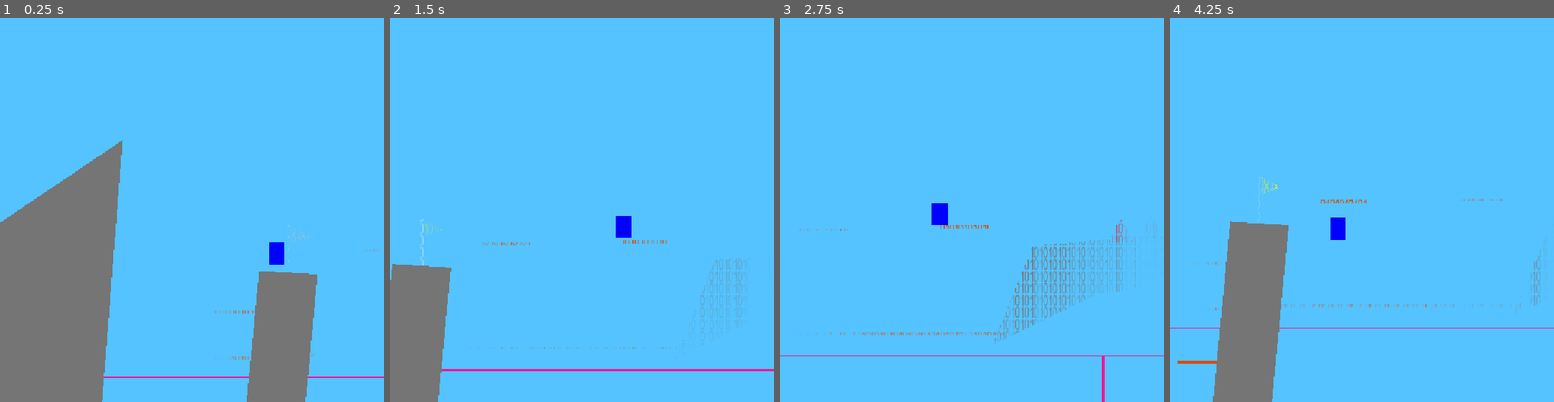
Above: before the commit, frames 1-4 (left to right).
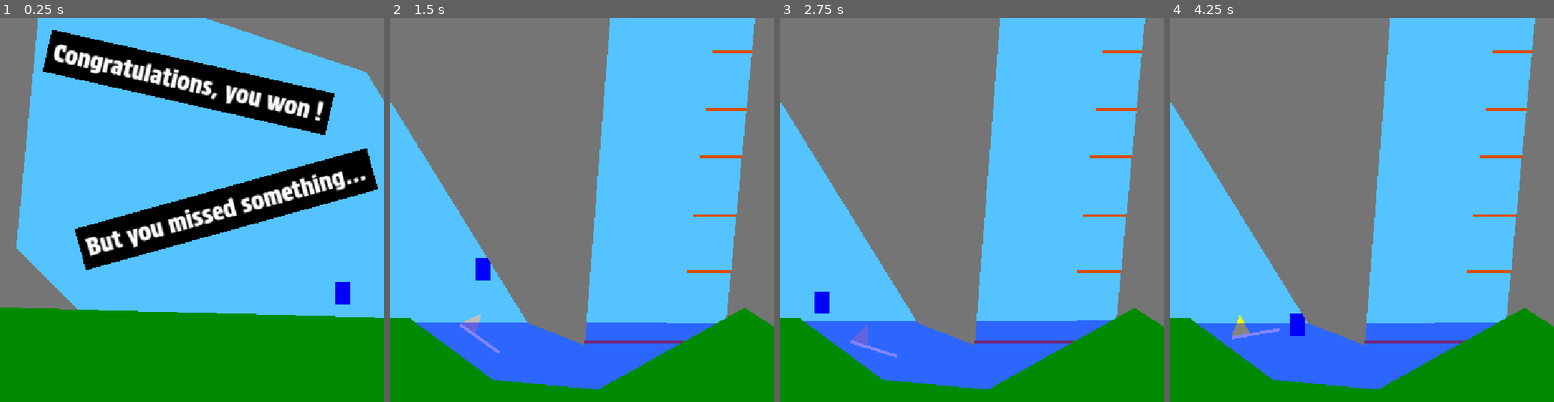
Above: after the commit, the same moments.

Repository: xorblo-doitus/OOB
Game: Godot game, scene res://src/gameplay/world/world.tscn
Same seed, same stepped clock (60 frames per second), same inputs: the game is played once before the commit and once after it.
Inputs:
- Up to frame 1 (0.25 s): no input
- Up to frame 2 (1.5 s): hold D (right) from 0.53 s (still down); tap Space (jump) at 0.77 s
- Up to frame 3 (2.75 s): tap Space (jump) at 1.52 s; release D (right) at 2.03 s; hold Left (left) from 2.03 s (still down)
- Up to frame 4 (4.25 s): release Left (left) at 2.78 s; hold D (right) from 2.78 s (still down); tap Space (jump) at 3.02, 3.77 s

The runs differ from the first frame. In frame 1, 57% of the frame differs, in the area x 0-100%, y 0-100%; in frame 2, 64%; in frame 3, 63%; in frame 4, 63%.

Commit message:
Added won level

Diff:
--- a/project.godot
+++ b/project.godot
@@ -26,6 +26,10 @@
 window/size/viewport_width=512
 window/size/viewport_height=512
 window/stretch/mode="canvas_items"
+
+[gui]
+
+theme/custom="res://src/assets/themes/default_theme.tres"
 
 [input]
 
--- /dev/null
+++ b/src/assets/themes/default_theme.tres
@@ -0,0 +1,15 @@
+[gd_resource type="Theme" load_steps=3 format=3 uid="uid://bwxeww58v251e"]
+
+[ext_resource type="FontFile" uid="uid://kaxbgd8gukbk" path="res://src/assets/fonts/ProtestStrike-Regular.ttf" id="1_14v1c"]
+
+[sub_resource type="StyleBoxFlat" id="StyleBoxFlat_8p3bb"]
+content_margin_left = 8.0
+content_margin_top = 8.0
+content_margin_right = 8.0
+content_margin_bottom = 8.0
+bg_color = Color(0, 0, 0, 1)
+
+[resource]
+default_font = ExtResource("1_14v1c")
+default_font_size = 32
+Label/styles/normal = SubResource("StyleBoxFlat_8p3bb")
--- /dev/null
+++ b/src/gameplay/world/terrain/collidable_label.gd
@@ -0,0 +1,20 @@
+@tool
+extends Label
+
+@onready var collision_shape_2d: CollisionShape2D = $StaticBody2D/CollisionShape2D
+@onready var shape: RectangleShape2D = collision_shape_2d.shape
+
+
+func _ready() -> void:
+	update_size()
+
+
+func _on_resized() -> void:
+	update_size()
+
+
+func update_size() -> void:
+	if not is_node_ready():
+		return
+	collision_shape_2d.position = size/2.0
+	shape.size = size
--- /dev/null
+++ b/src/gameplay/world/terrain/collidable_label.tscn
@@ -0,0 +1,24 @@
+[gd_scene load_steps=3 format=3 uid="uid://bhpoqt1cktmiv"]
+
+[ext_resource type="Script" path="res://src/gameplay/world/terrain/collidable_label.gd" id="1_frq15"]
+
+[sub_resource type="RectangleShape2D" id="RectangleShape2D_edotc"]
+resource_local_to_scene = true
+
+[node name="Won" type="Label"]
+offset_left = -187.0
+offset_top = -241.0
+offset_right = 199.0
+offset_bottom = -186.0
+rotation = 0.222244
+text = "Congratulations, you won !"
+horizontal_alignment = 1
+vertical_alignment = 1
+script = ExtResource("1_frq15")
+
+[node name="StaticBody2D" type="StaticBody2D" parent="."]
+
+[node name="CollisionShape2D" type="CollisionShape2D" parent="StaticBody2D"]
+shape = SubResource("RectangleShape2D_edotc")
+
+[connection signal="resized" from="." to="." method="_on_resized"]
--- a/src/gameplay/world/world.tscn
+++ b/src/gameplay/world/world.tscn
@@ -10,6 +10,7 @@
 [ext_resource type="PackedScene" uid="uid://c8qov0y3ns4fh" path="res://src/gameplay/world/interactive/respawn_point.tscn" id="8_str6s"]
 [ext_resource type="PackedScene" uid="uid://cvurdtymxm38r" path="res://src/gameplay/world/interactive/spike.tscn" id="9_afmow"]
 [ext_resource type="PackedScene" uid="uid://clr627lga6td1" path="res://src/gameplay/world/terrain/long_platform.tscn" id="10_dnvgg"]
+[ext_resource type="PackedScene" uid="uid://bhpoqt1cktmiv" path="res://src/gameplay/world/terrain/collidable_label.tscn" id="11_0ljec"]
 
 [sub_resource type="SegmentShape2D" id="SegmentShape2D_crqjm"]
 a = Vector2(20, -29)
@@ -23,6 +24,42 @@
 
 [sub_resource type="RectangleShape2D" id="RectangleShape2D_66050"]
 size = Vector2(453, 178)
+
+[sub_resource type="Animation" id="Animation_db3rd"]
+length = 0.001
+tracks/0/type = "bezier"
+tracks/0/imported = false
+tracks/0/enabled = true
+tracks/0/path = NodePath(".:position:x")
+tracks/0/interp = 1
+tracks/0/loop_wrap = true
+tracks/0/keys = {
+"handle_modes": PackedInt32Array(0),
+"points": PackedFloat32Array(-394, -0.25, 0, 0.25, 0),
+"times": PackedFloat32Array(0)
+}
+tracks/1/type = "bezier"
+tracks/1/imported = false
+tracks/1/enabled = true
+tracks/1/path = NodePath(".:position:y")
+tracks/1/interp = 1
+tracks/1/loop_wrap = true
+tracks/1/keys = {
+"handle_modes": PackedInt32Array(0),
+"points": PackedFloat32Array(426, -0.25, 0, 0.25, 0),
+"times": PackedFloat32Array(0)
+}
+tracks/2/type = "bezier"
+tracks/2/imported = false
+tracks/2/enabled = true
+tracks/2/path = NodePath(".:rotation")
+tracks/2/interp = 1
+tracks/2/loop_wrap = true
+tracks/2/keys = {
+"handle_modes": PackedInt32Array(0),
+"points": PackedFloat32Array(0, -0.25, 0, 0.25, 0),
+"times": PackedFloat32Array(0)
+}
 
 [sub_resource type="Animation" id="Animation_atomd"]
 resource_name = "float"
@@ -62,42 +99,6 @@
 "times": PackedFloat32Array(0, 1.8, 3.92591, 4)
 }
 
-[sub_resource type="Animation" id="Animation_db3rd"]
-length = 0.001
-tracks/0/type = "bezier"
-tracks/0/imported = false
-tracks/0/enabled = true
-tracks/0/path = NodePath(".:position:x")
-tracks/0/interp = 1
-tracks/0/loop_wrap = true
-tracks/0/keys = {
-"handle_modes": PackedInt32Array(0),
-"points": PackedFloat32Array(-394, -0.25, 0, 0.25, 0),
-"times": PackedFloat32Array(0)
-}
-tracks/1/type = "bezier"
-tracks/1/imported = false
-tracks/1/enabled = true
-tracks/1/path = NodePath(".:position:y")
-tracks/1/interp = 1
-tracks/1/loop_wrap = true
-tracks/1/keys = {
-"handle_modes": PackedInt32Array(0),
-"points": PackedFloat32Array(426, -0.25, 0, 0.25, 0),
-"times": PackedFloat32Array(0)
-}
-tracks/2/type = "bezier"
-tracks/2/imported = false
-tracks/2/enabled = true
-tracks/2/path = NodePath(".:rotation")
-tracks/2/interp = 1
-tracks/2/loop_wrap = true
-tracks/2/keys = {
-"handle_modes": PackedInt32Array(0),
-"points": PackedFloat32Array(0, -0.25, 0, 0.25, 0),
-"times": PackedFloat32Array(0)
-}
-
 [sub_resource type="AnimationLibrary" id="AnimationLibrary_7pe2p"]
 _data = {
 "RESET": SubResource("Animation_db3rd"),
@@ -113,7 +114,7 @@
 [node name="Player" parent="." instance=ExtResource("2_enicr")]
 unique_name_in_owner = true
 z_index = -64
-position = Vector2(11, -198)
+position = Vector2(-567, 334)
 
 [node name="Camera2D" type="Camera2D" parent="."]
 unique_name_in_owner = true
@@ -153,12 +154,13 @@
 [node name="Rock3" parent="." instance=ExtResource("6_t1arw")]
 position = Vector2(-297, 188)
 color = Color(0.458824, 0.458824, 0.458824, 1)
-polygon = PackedVector2Array(103, -505, 44, 248, -32, 218, -310, -227)
+polygon = PackedVector2Array(103, -505, 44, 248, -32, 218, -239, -116, -548, -220)
 
 [node name="Grass1" parent="." instance=ExtResource("6_t1arw")]
+z_index = 8
 position = Vector2(204, 487)
 color = Color(0, 0.545098, 0, 1)
-polygon = PackedVector2Array(-123, -25, -124, 57, -228, 66, -380, 158, -761, 130, -1312, 42, -1314, -148, -704, -100, -579, -5, -439, 8, -244, -101)
+polygon = PackedVector2Array(-123, -25, -124, 57, -228, 66, -380, 158, -761, 130, -1312, 42, -1354, -105, -690, -87, -579, -5, -439, 8, -244, -101)
 
 [node name="OOBground" parent="." instance=ExtResource("6_t1arw")]
 material = ExtResource("5_gag1f")
@@ -329,10 +331,8 @@
 
 [node name="Moving" type="Node2D" parent="."]
 position = Vector2(-394, 426)
-scale = Vector2(1, 1)
 
 [node name="RespawnPoint5" parent="Moving" instance=ExtResource("8_str6s")]
-scale = Vector2(1, 1)
 
 [node name="AnimationPlayer" type="AnimationPlayer" parent="Moving"]
 libraries = {
@@ -443,3 +443,21 @@
 rotation = 2.87345
 color = Color(0.458824, 0.458824, 0.458824, 1)
 polygon = PackedVector2Array(-124, -111, 249, -96, 209, -20, 153, -34, -54, -59, -258, -26, -396, 41, -342, -91)
+
+[node name="Win" type="Node2D" parent="."]
+position = Vector2(-768, 256)
+
+[node name="Rock4" parent="Win" instance=ExtResource("6_t1arw")]
+position = Vector2(-275, -98)
+color = Color(0.458824, 0.458824, 0.458824, 1)
+polygon = PackedVector2Array(103, -505, 40, 148, 156, 265, -37, 272, -310, -227)
+
+[node name="Won" parent="Win" instance=ExtResource("11_0ljec")]
+
+[node name="Missed" parent="Win" instance=ExtResource("11_0ljec")]
+offset_left = -157.0
+offset_top = 25.0
+offset_right = 247.0
+offset_bottom = 80.0
+rotation = -0.270332
+text = "But you missed something..."
Not shown, added: src/assets/fonts/OFL.txt
Binary file added: src/assets/fonts/ProtestStrike-Regular.ttf
Not shown, added: src/assets/fonts/ProtestStrike-Regular.ttf.import
Not shown: 1 places in src/gameplay/world/world.tscn that only renumber resources
